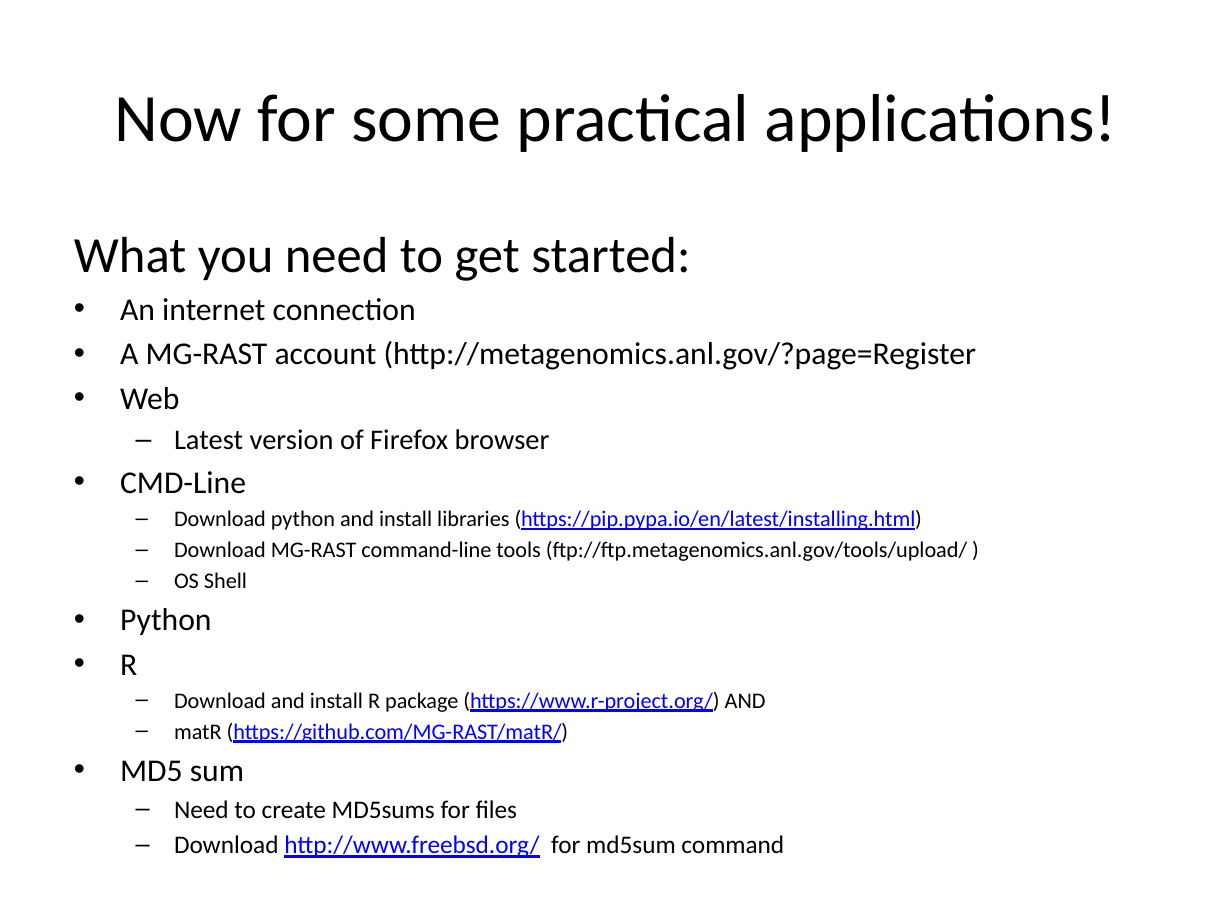
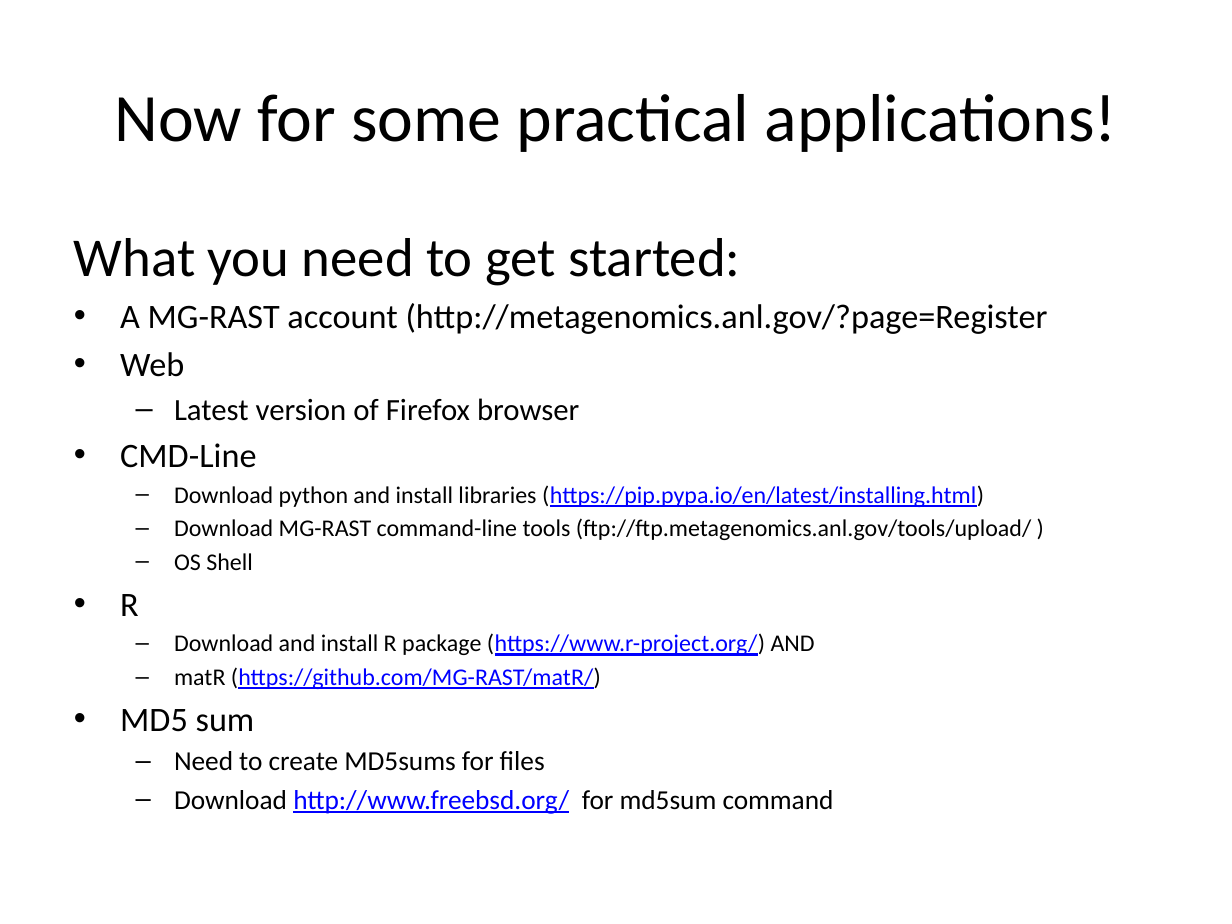
Before and after one commit to LuffyLuffy/MG-RAST-Tutorials, a slide deck: slide 8 of ui/MG-RAST_Class_v3.6.1.pptx. Drawn at 1232x924 pixels with LibreOffice and Linux fonts; fonts in the diff are those of the drawing. Boxes give left, top, right and bottom in pixels: in the first picture for what was removed or moved away, otherwise in the second. Text is boxed around its words. In the diff, an @@ line names an element or a change of style, - is before the commit and + after.

```diff
--- a/ui/MG-RAST_Class_v3.6.1.pptx
+++ b/ui/MG-RAST_Class_v3.6.1.pptx
@@ text at (74, 238, 1048, 814): paragraph removed @@
-• Python
@@ text "What you need to get ..." at (74, 238, 1048, 814): size 29.6 to 32 pt in "What you need to get started:"; size 18.5 to 20 pt in "A MG-RAST account (http://metagenomics.anl.gov/?page=Registe ...", "Web", "CMD-Line", "R" and 1 more places; size 16.6 to 18 pt in "Latest version of Firefox browser"; size 12.9 to 14 pt in "Download python and install libraries (https://pip.pypa.io/e ...", "Download MG-RAST command-line tools (ftp://ftp.metagenomics. ...", "OS Shell", "Download and install R package (https://www.r-project.org/)  ..." and 1 more places; size 14.8 to 16 pt in "Need to create MD5sums for files", "Download http://www.freebsd.org/ for md5sum command" @@
@@ text at (120, 298, 416, 321): paragraph removed @@
-• An internet connection
```
Also in this commit, not shown: 13 other slides changed, 8 slides added, 2 slides removed.
